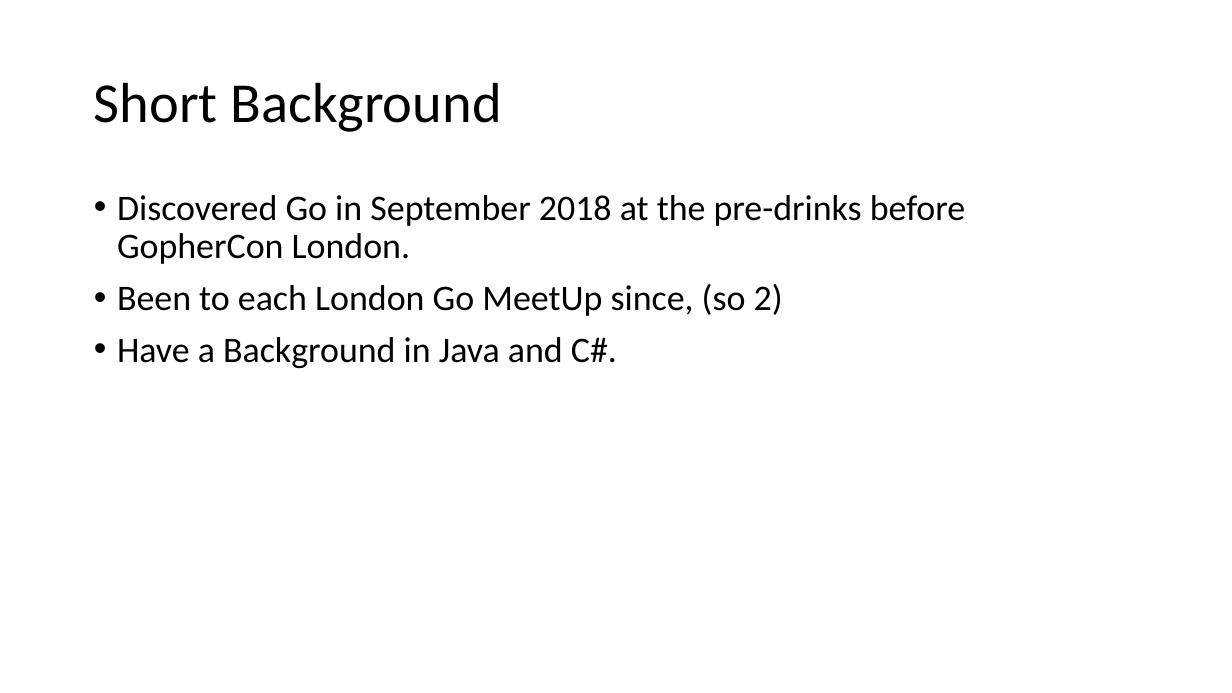
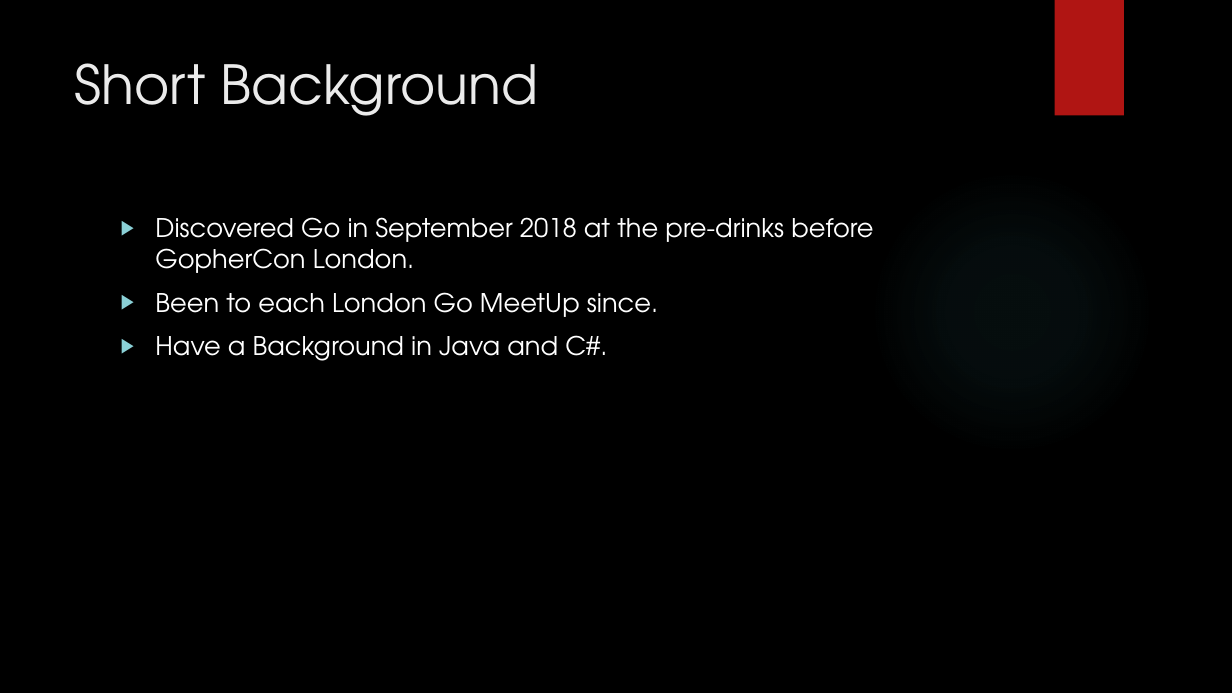
Before and after one commit to jaminologist/GopherLife, a slide deck: slide 3 of GopherLife.pptx. Drawn at 1232x693 pixels with LibreOffice and Linux fonts; fonts in the diff are those of the drawing; background and template pictures are left out. Boxes give left, top, right and bottom in pixels: in the first picture for what was removed or moved away, otherwise in the second. Text is boxed around its words. In the diff, an @@ line names an element or a change of style, - is before the commit and + after.

Commit message:
Updates to Presentation

```diff
--- a/GopherLife.pptx
+++ b/GopherLife.pptx
@@ background #FFFFFF to picture (left out) @@
@@ rectangle added at box(1055, 0, 1124, 116), fill #B01513 @@
@@ title "Short Background": place and size @@
-title "Short Background" at box(94, 82, 502, 132)
+title "Short Background" at box(75, 63, 539, 116)
@@ title "Short Background" at box(75, 63, 539, 116): size 44 to 42 pt, font Calibri to TeX Gyre Adventor, text colour #000000 to #EBEBEB; line spacing 0.9 to 1; vertical alignment middle to top @@
@@ ellipse added at box(870, 169, 1154, 454), fill gradient #50B9C1 @@
@@ text "Discovered Go in September 2018 ...": place and size @@
-text "Discovered Go in September 2018 ..." at box(117, 195, 965, 368)
+text "Discovered Go in September 2018 ..." at box(155, 217, 873, 361)
@@ text at box(155, 217, 873, 361): size 28 to 20 pt, font Calibri to TeX Gyre Adventor, text colour #000000 to #FFFFFF in "Discovered Go in September 2018 at the ...", "Have a Background in Java and C#."; bullet • to ▶; line spacing 0.9 to 1 @@
@@ text at box(155, 292, 658, 317): text changed; size 28 to 20 pt; font Calibri to TeX Gyre Adventor; text colour #000000 to #FFFFFF @@
-• Been to each London Go MeetUp since, (so 2)
+▶ Been to each London Go MeetUp since.
```
Also in this commit, not shown: 11 other slides changed, 10 slides added.
